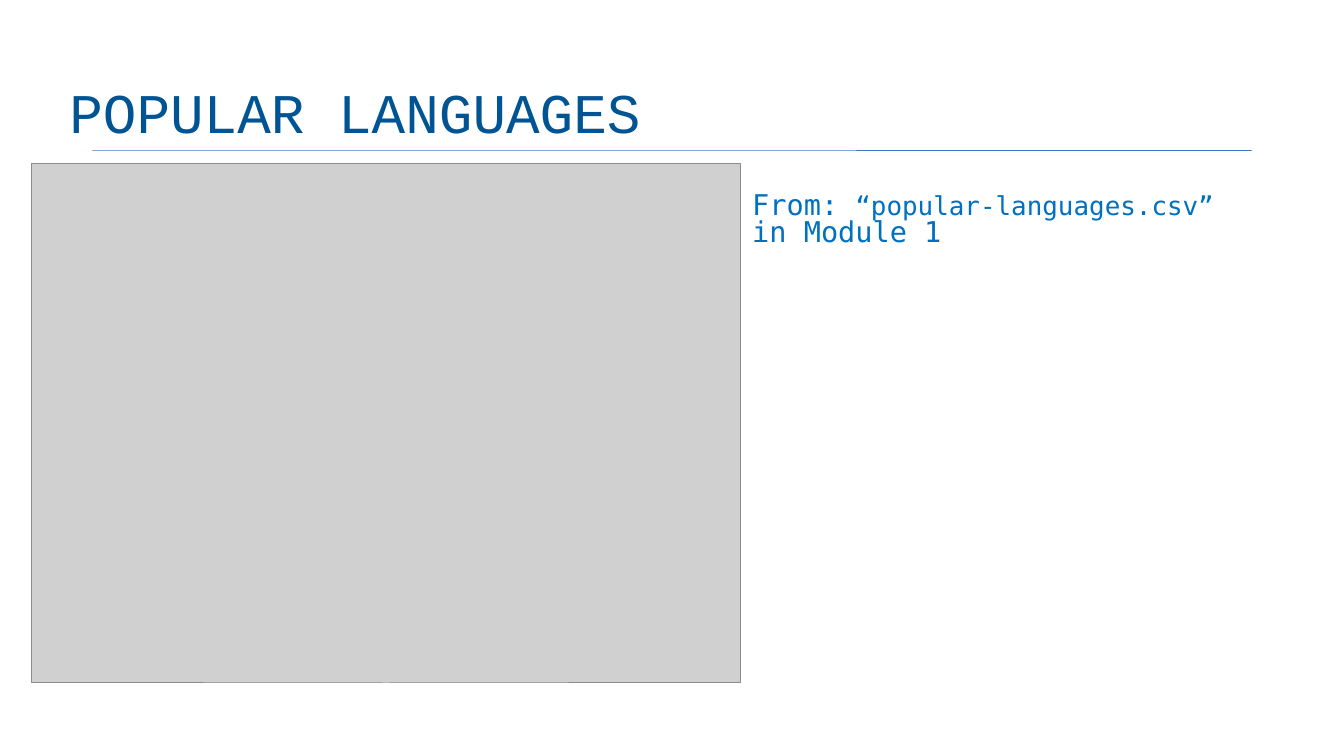
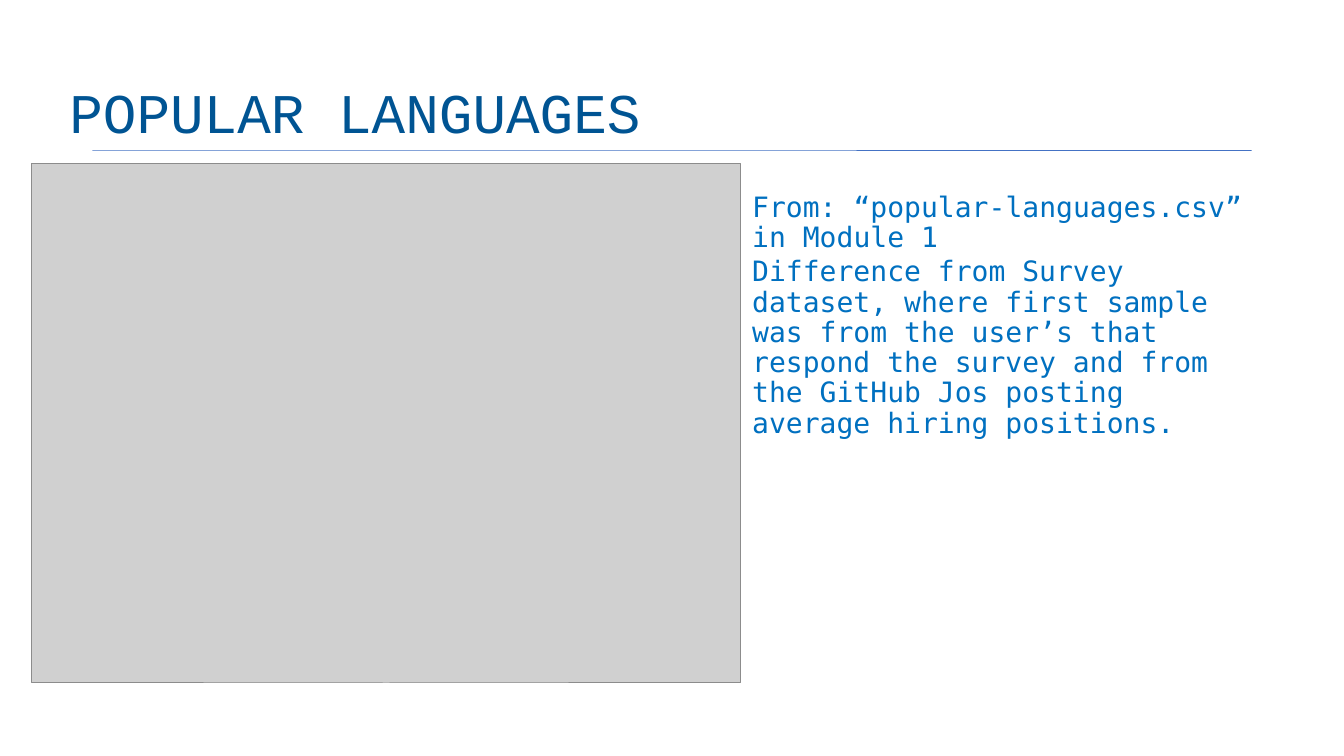
Before and after one commit to leandro998/IBM-Data-Analyst-Certification, a slide deck: slide 20 of capstone-story.pptx. Drawn at 1344x756 pixels with LibreOffice and Linux fonts; fonts in the diff are those of the drawing; grey boxes stand for pictures; background and template pictures are left out. Boxes give left, top, right and bottom in pixels: in the first picture for what was removed or moved away, otherwise in the second. Text is boxed around its words. In the diff, an @@ line names an element or a change of style, - is before the commit and + after.

```diff
--- a/capstone-story.pptx
+++ b/capstone-story.pptx
@@ text "From: “popular-languages.csv” in Module 1" at [752,195,1243,248]: size 20.4 to 20 pt in "From: in Module 1"; size 18.5 to 20 pt in "“popular-languages.csv”"; line spacing 0.8 to 0.9 @@
@@ text added at [752,259,1209,439], 20 pt, text #0070C0 @@
+Difference from Survey dataset, where first sample was from the user’s that respond the survey and from the GitHub Jos posting average hiring positions.
```
Also in this commit, not shown: 5 other slides changed, 3 other files.
